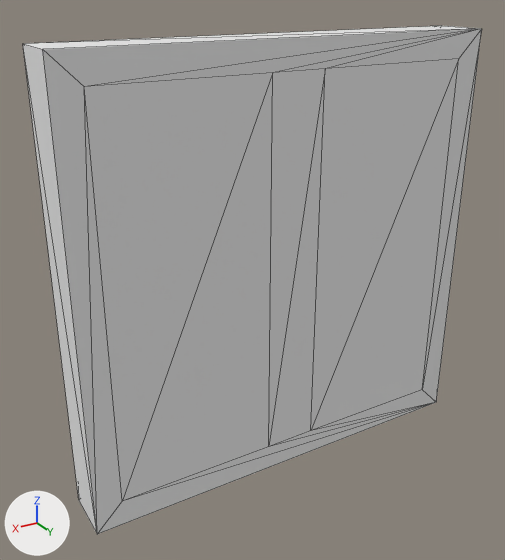
An edit to the OBJ model Assets/CityVoxelPack/Assets/buildings/props/windows/Meshes/window1_2x2.obj, drawn before and after from the same camera.
One viewpoint serves both versions: a camera (50 mm lens) standing at (1.64, 2.49, 2.21) and looking at (0.12, -0.04, 0.94). The axes (+X, +Y, +Z) are drawn at lower left. The lights are the same throughout. Mesh edges are drawn as thin lines. Where no turn or scale is listed for an object, it has been applied to the vertices. Vertices at the same position are counted once.

Objects in the first picture: 'window1_2x2'.
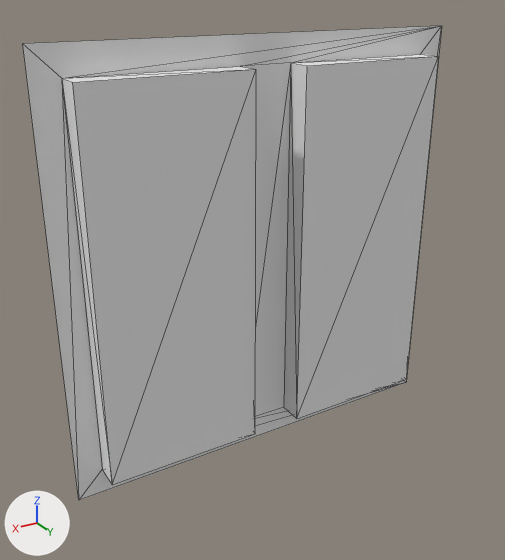
Pixel boxes (x1, y1, x2, y2) of what changed, in the pictures (505 x 560 px):
'window1_2x2', reshaped (9% narrower, 7% shorter): before (23, 26, 482, 534); after (23, 26, 442, 500)
part 1 of me_window1_2x2, deleted: before (23, 26, 482, 534)

The change in detail:
me_window1_2x2 is used by ob_window1_2x2; location (0.0, 0.0, 0.0).
me_window1_2x2 had 32 vertices, 60 faces and spanned x -1.0..1.0, y -0.12..0.13, z 0.0..2.0.
me_window1_2x2 now has 20 vertices, 34 faces and spans x -1.0..1.0, y -0.12..0.0, z 0.0..2.0.
Part 1, on me_window1_2x2:
12 vertices are removed from x -1.0..1.0, y 0.12..0.13, z 0.0..2.0.
26 faces are deleted.
